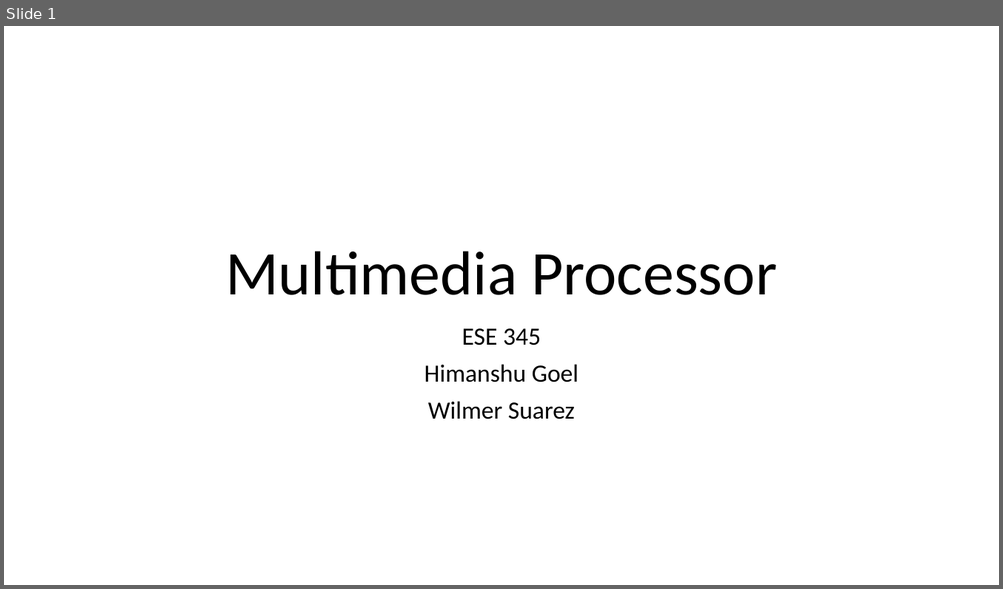
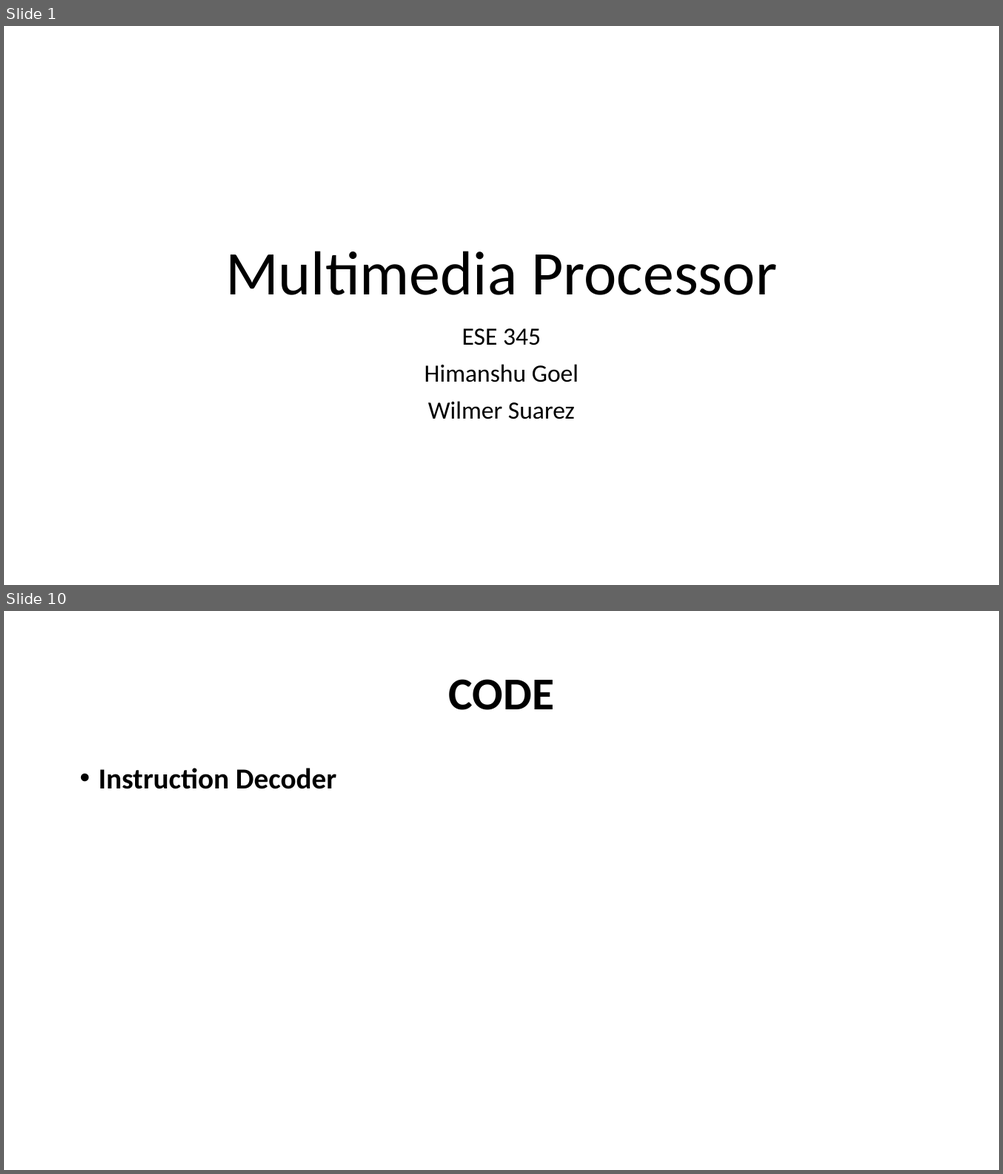
Before and after one commit to WilmerSuarez/Multimedia_Processor_ESE345, a slide deck: Report___Presentation/Presentation.pptx. Shown one above the other, each under a label of ours: slide 1 before the commit, slides 1 and 10 after it; the slides between them are not shown. The pictures are 1003x589 and 1003x1174 pixels, drawn with LibreOffice and Linux fonts; fonts in the diff are those of the drawing. Boxes give left, top, right and bottom in pixels: in the first picture for what was removed or moved away, otherwise in the second. Text is boxed around its words. In the diff, an @@ line names an element or a change of style, - is before the commit and + after.

```diff
--- a/Report___Presentation/Presentation.pptx
+++ b/Report___Presentation/Presentation.pptx
@@ slide 10 added at [4,611,999,1170], background #FFFFFF @@
@@ title added at [449,679,555,710], 44 pt, text #000000, bold @@
+CODE
@@ text added at [99,768,336,789], 28 pt, text #000000, bold @@
+• Instruction Decoder
```
Also in this commit, not shown: 14 other slides added, 1 slide removed, 13 other files.
